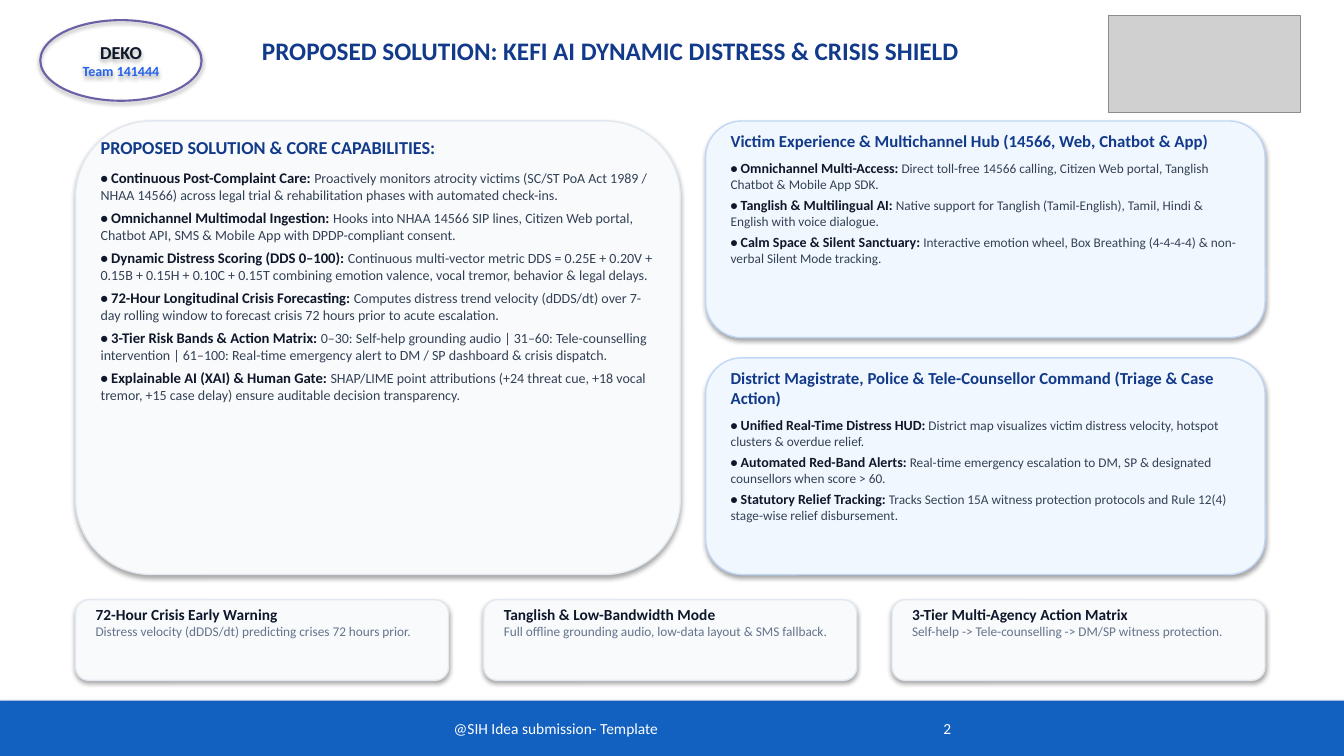
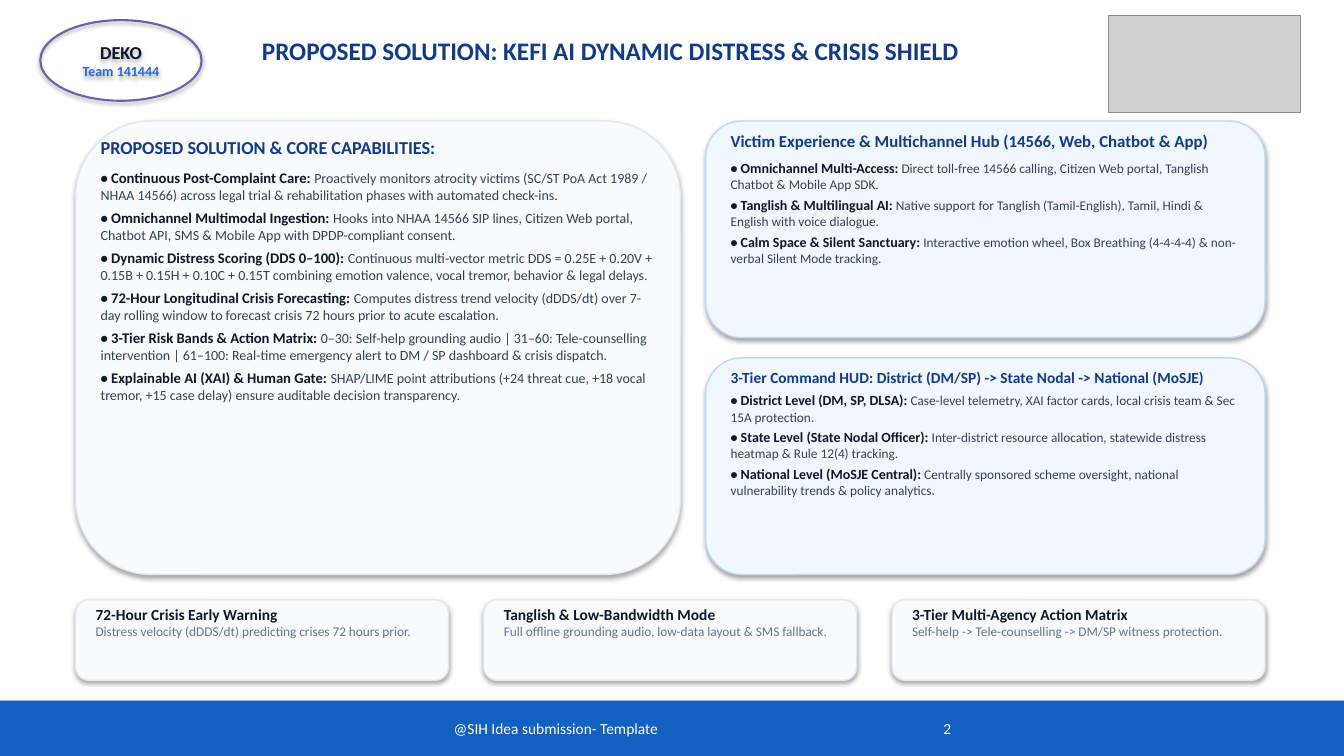
Before and after one commit to balajikrishnan031/SIH-KEFI, a slide deck: slide 2 of SIH2026_DEKO_SIH26094_Presentation.pptx. Drawn at 1344x756 pixels with LibreOffice and Linux fonts; fonts in the diff are those of the drawing; grey boxes stand for pictures. Boxes give left, top, right and bottom in pixels: in the first picture for what was removed or moved away, otherwise in the second. Text is boxed around its words. In the diff, an @@ line names an element or a change of style, - is before the commit and + after.

Commit message:
feat: incorporate 3-tier dashboard hierarchy and multi-domain intervention logic into slides and submission text

```diff
--- a/SIH2026_DEKO_SIH26094_Presentation.pptx
+++ b/SIH2026_DEKO_SIH26094_Presentation.pptx
@@ text at box(731, 371, 1235, 497): text changed @@
-District Magistrate, Police & Tele-Counsellor Command (Triage & Case Action)
-• Unified Real-Time Distress HUD: District map visualizes victim distress velocity, hotspot clusters & overdue relief.
-• Automated Red-Band Alerts: Real-time emergency escalation to DM, SP & designated counsellors when score > 60.
-• Statutory Relief Tracking: Tracks Section 15A witness protection protocols and Rule 12(4) stage-wise relief disbursement.
+3-Tier Command HUD: District (DM/SP) -> State Nodal -> National (MoSJE)
+• District Level (DM, SP, DLSA): Case-level telemetry, XAI factor cards, local crisis team & Sec 15A protection.
+• State Level (State Nodal Officer): Inter-district resource allocation, statewide distress heatmap & Rule 12(4) tracking.
+• National Level (MoSJE Central): Centrally sponsored scheme oversight, national vulnerability trends & policy analytics.
```
Also in this commit, not shown: 2 other slides changed, 2 other files.
